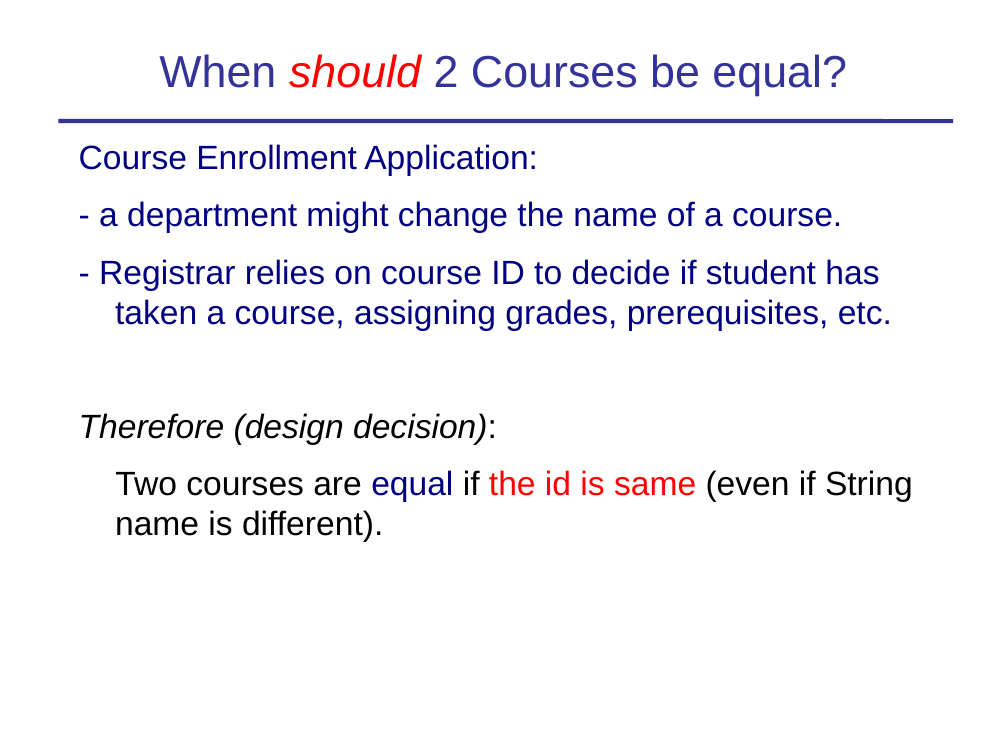
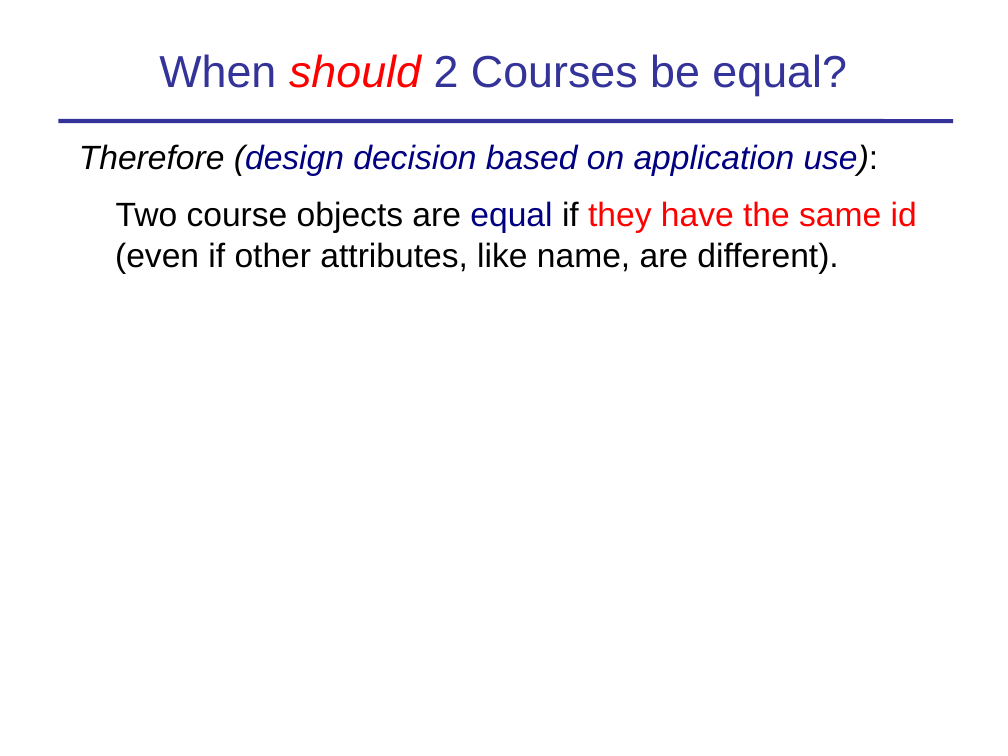
Before and after one commit to cpske/programming1, a slide deck: slide 10 of objects/7-Fundamental-Methods.ppt. Drawn at 1008x756 pixels with LibreOffice and Linux fonts; fonts in the diff are those of the drawing. Boxes give left, top, right and bottom in pixels: in the first picture for what was removed or moved away, otherwise in the second. Text is boxed around its words. In the diff, an @@ line names an element or a change of style, - is before the commit and + after.

Commit message:
improve some slides

```diff
--- a/objects/7-Fundamental-Methods.ppt
+++ b/objects/7-Fundamental-Methods.ppt
@@ text at box(79, 144, 917, 274): text changed; text colour #000080 to #000000 @@
-Course Enrollment Application:
-- a department might change the name of a course.
-- Registrar relies on course ID to decide if student has taken a course, assigning grades, prerequisites, etc.
-Therefore (design decision):
-Two courses are equal if the id is same (even if String name is different).
+Therefore (design decision based on application use):
+Two course objects are equal if they have the same id (even if other attributes, like name, are different).
```
Also in this commit, not shown: 7 other slides changed, 7 other files.
